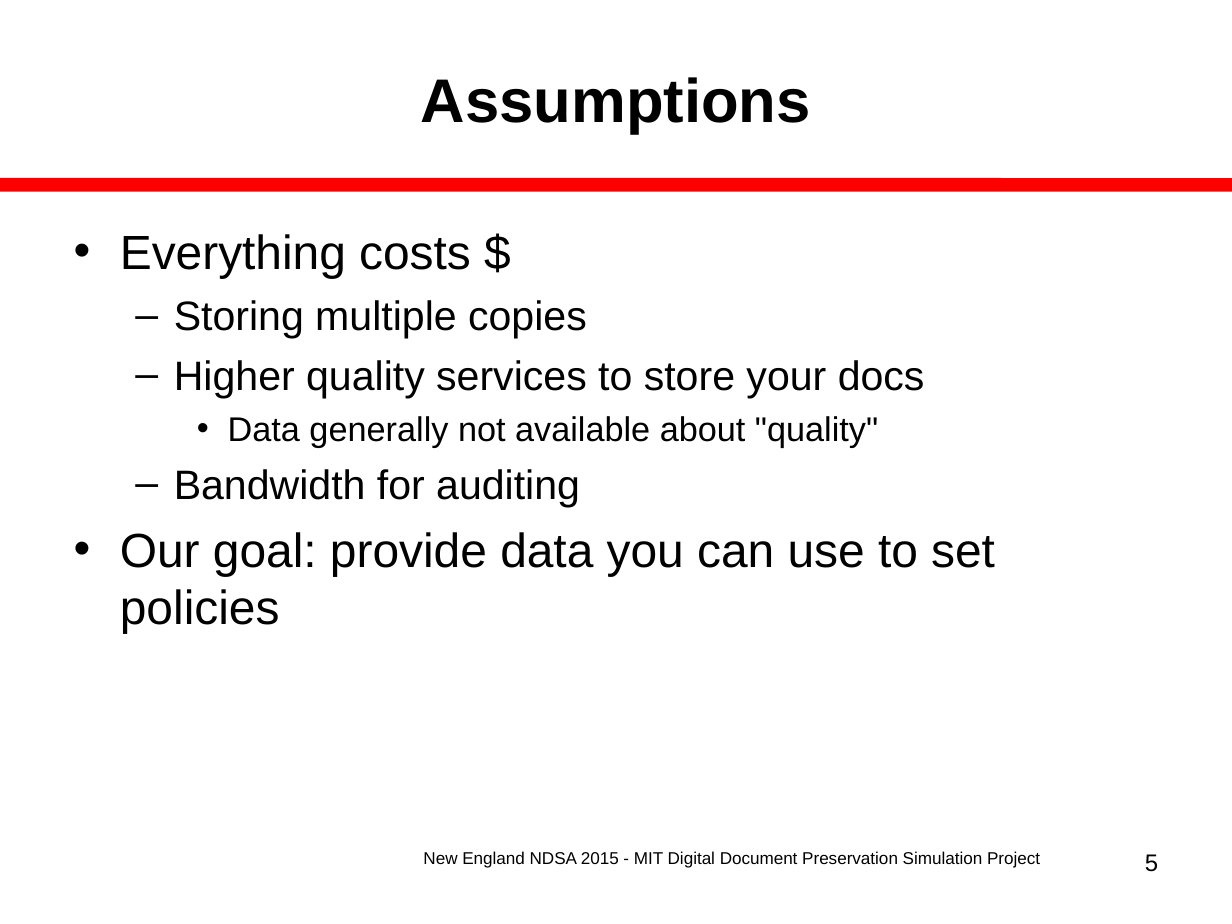
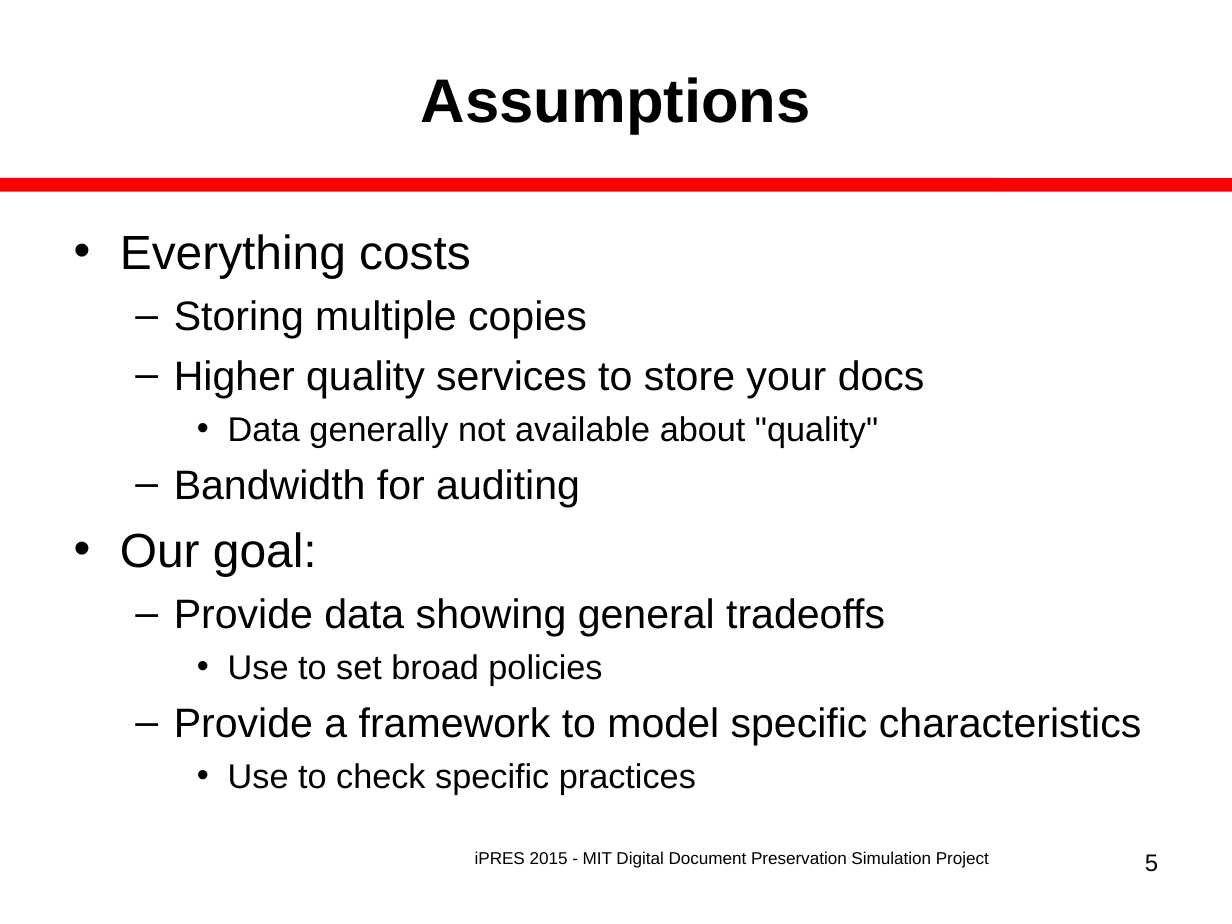
Before and after one commit to MIT-Informatics/PreservationSimulation, a slide deck: slide 5 of shelf/docs/Slides_iPres2015Nov.ppt. Drawn at 1232x924 pixels with LibreOffice and Linux fonts; fonts in the diff are those of the drawing. Boxes give left, top, right and bottom in pixels: in the first picture for what was removed or moved away, otherwise in the second. Text is boxed around its words. In the diff, an @@ line names an element or a change of style, - is before the commit and + after.

```diff
--- a/shelf/docs/Slides_iPres2015Nov.ppt
+++ b/shelf/docs/Slides_iPres2015Nov.ppt
@@ text at (x1=120, y1=532, x2=1141, y2=794): text changed; size 28 to 24 pt @@
-• Our goal: provide data you can use to set policies
+• Our goal:
+  – Provide data showing general tradeoffs
+    • Use to set broad policies
+  – Provide a framework to model specific characteristics
+    • Use to check specific practices
@@ text at (x1=475, y1=851, x2=989, y2=868): text changed @@
-New England NDSA 2015 - MIT Digital Document Preservation Simulation Project
+iPRES 2015 - MIT Digital Document Preservation Simulation Project
```
Also in this commit, not shown: 26 other slides changed, 7 slides added, 10 other files.
